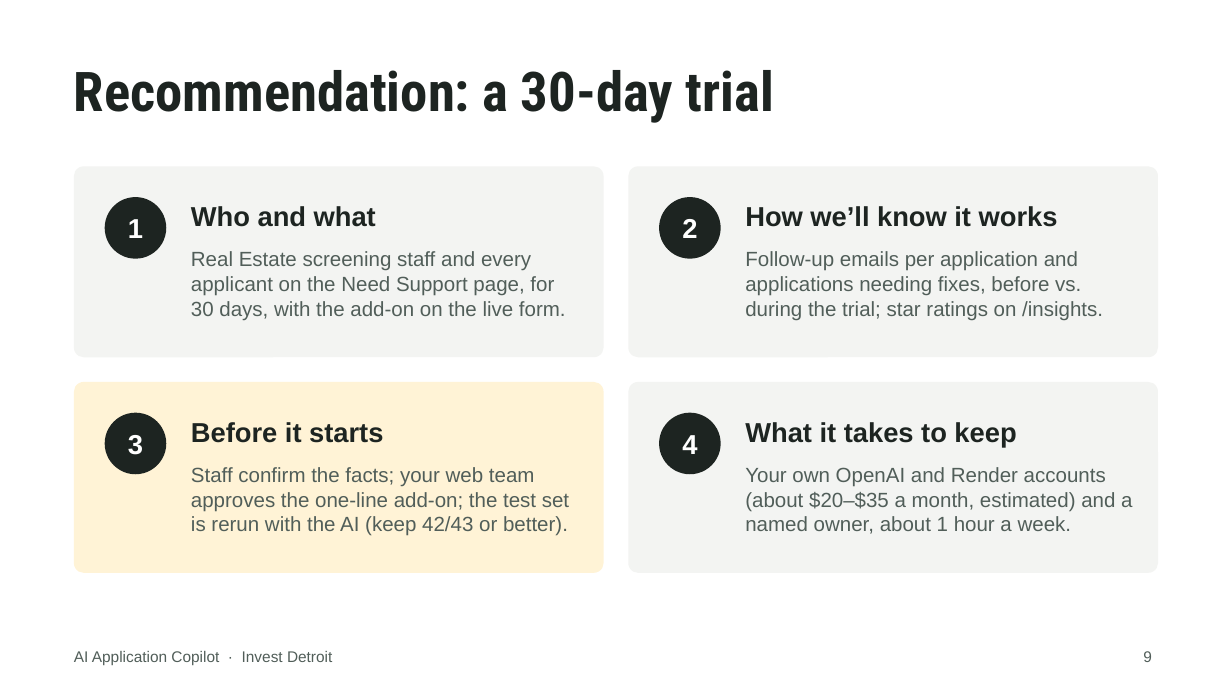
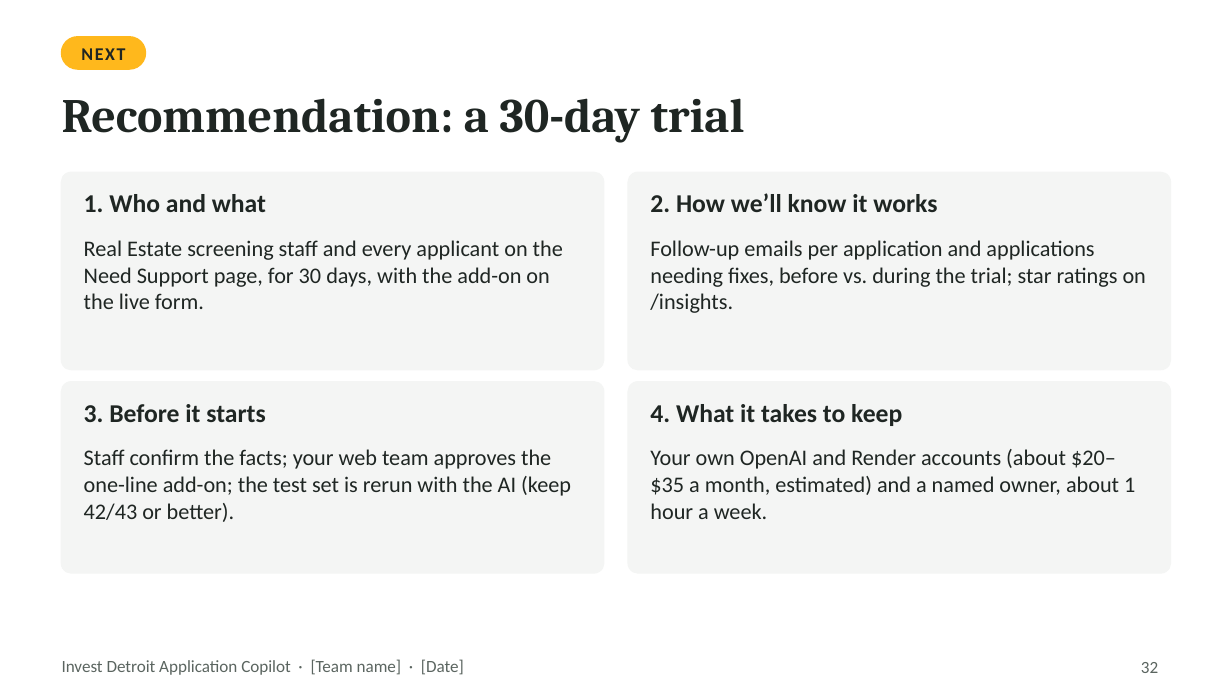
Before and after one commit to Ross-Business-Tech/Invest-Detroit-Project-1, a slide deck: slide 32 of docs/slides/Invest-Detroit-Copilot-Client-Deck.pptx (slide 9 before the commit). Drawn at 1232x693 pixels with LibreOffice and Linux fonts; fonts in the diff are those of the drawing; background and template pictures are left out. Boxes give left, top, right and bottom in pixels: in the first picture for what was removed or moved away, otherwise in the second. Text is boxed around its words. In the diff, an @@ line names an element or a change of style, - is before the commit and + after.

```diff
--- a/docs/slides/Invest-Detroit-Copilot-Client-Deck.pptx
+++ b/docs/slides/Invest-Detroit-Copilot-Client-Deck.pptx
@@ rounded rectangle added at (x1=62, y1=37, x2=145, y2=69), fill #FFB81C, outline #FFB81C 1 pt @@
@@ text added at (x1=81, y1=48, x2=125, y2=60), 10.5 pt, text #1F2623, bold @@
+NEXT
@@ title "Recommendation: a 30-day trial" moved from (x1=74, y1=70, x2=774, y2=123) to (x1=62, y1=98, x2=745, y2=142) @@
@@ title "Recommendation: a 30-day trial" at (x1=62, y1=98, x2=745, y2=142): size 32 to 28 pt, font Roboto Condensed to Cambria, text colour #1D2421 to #1F2623 @@
@@ rounded rectangle resized from (x1=74, y1=166, x2=604, y2=357) to (x1=62, y1=172, x2=604, y2=370) @@
@@ rounded rectangle at (x1=62, y1=172, x2=604, y2=370): fill #F3F4F2 to #F4F5F4; outline none to #F4F5F4 1 pt; proportions changed @@
@@ rounded rectangle at (x1=628, y1=172, x2=1170, y2=370): fill #F3F4F2 to #F4F5F4; outline none to #F4F5F4 1 pt; proportions changed @@
@@ rounded rectangle resized from (x1=628, y1=166, x2=1158, y2=357) to (x1=628, y1=172, x2=1170, y2=370) @@
@@ text at (x1=84, y1=194, x2=266, y2=212): text changed; size 16 to 15 pt; font Arial to Calibri; text colour #1D2421 to #1F2623 @@
-Who and what
+1. Who and what
@@ ellipse removed at (x1=105, y1=197, x2=166, y2=259) @@
@@ text at (x1=650, y1=193, x2=937, y2=212): text changed; size 16 to 15 pt; font Arial to Calibri; text colour #1D2421 to #1F2623 @@
-How we’ll know it works
+2. How we’ll know it works
@@ ellipse removed at (x1=659, y1=197, x2=721, y2=259) @@
@@ size 12 to 13 pt, font Arial to Calibri, text colour #515E59 to #1F2623 in 4 elements at (x1=650, y1=240, x2=1146, y2=313), (x1=84, y1=449, x2=571, y2=522), (x1=650, y1=449, x2=1135, y2=519), (x1=84, y1=240, x2=563, y2=309) @@
@@ text "Real Estate screening staff and ..." moved from (x1=191, y1=251, x2=566, y2=320) to (x1=84, y1=240, x2=563, y2=309) @@
@@ text removed at (x1=128, y1=219, x2=143, y2=238) @@
-1
@@ text "Follow-up emails per application and ..." moved from (x1=745, y1=251, x2=1103, y2=320) to (x1=650, y1=240, x2=1146, y2=313) @@
@@ text removed at (x1=682, y1=219, x2=697, y2=238) @@
-2
@@ rounded rectangle resized from (x1=74, y1=382, x2=604, y2=573) to (x1=62, y1=382, x2=604, y2=573) @@
@@ rounded rectangle at (x1=62, y1=382, x2=604, y2=573): fill #FFF3D6 to #F4F5F4; outline none to #F4F5F4 1 pt @@
@@ rounded rectangle resized from (x1=628, y1=382, x2=1158, y2=573) to (x1=628, y1=382, x2=1170, y2=573) @@
@@ rounded rectangle at (x1=628, y1=382, x2=1170, y2=573): fill #F3F4F2 to #F4F5F4; outline none to #F4F5F4 1 pt @@
@@ text at (x1=84, y1=404, x2=265, y2=422): text changed; size 16 to 15 pt; font Arial to Calibri; text colour #1D2421 to #1F2623 @@
-Before it starts
+3. Before it starts
@@ ellipse removed at (x1=105, y1=413, x2=166, y2=474) @@
@@ text at (x1=650, y1=404, x2=902, y2=426): text changed; size 16 to 15 pt; font Arial to Calibri; text colour #1D2421 to #1F2623 @@
-What it takes to keep
+4. What it takes to keep
@@ ellipse removed at (x1=659, y1=413, x2=721, y2=474) @@
@@ text "Staff confirm the facts; your ..." moved from (x1=191, y1=467, x2=569, y2=536) to (x1=84, y1=449, x2=571, y2=522) @@
@@ text removed at (x1=128, y1=435, x2=143, y2=455) @@
-3
@@ text "Your own OpenAI and Render ..." moved from (x1=745, y1=467, x2=1132, y2=534) to (x1=650, y1=449, x2=1135, y2=519) @@
@@ text removed at (x1=682, y1=435, x2=697, y2=454) @@
-4
@@ text added at (x1=62, y1=659, x2=464, y2=675), 10 pt, text #5B6560 @@
+Invest Detroit Application Copilot · [Team name] · [Date]
@@ text removed at (x1=74, y1=651, x2=332, y2=665) @@
-AI Application Copilot · Invest Detroit
@@ page number removed at (x1=1143, y1=651, x2=1152, y2=662) @@
-9
@@ page number added at (x1=1141, y1=662, x2=1158, y2=673), 10 pt, text #5B6560 @@
+32
```
Also in this commit, not shown: 7 other slides changed, 26 slides added, 2 slides removed, 31 other files.
